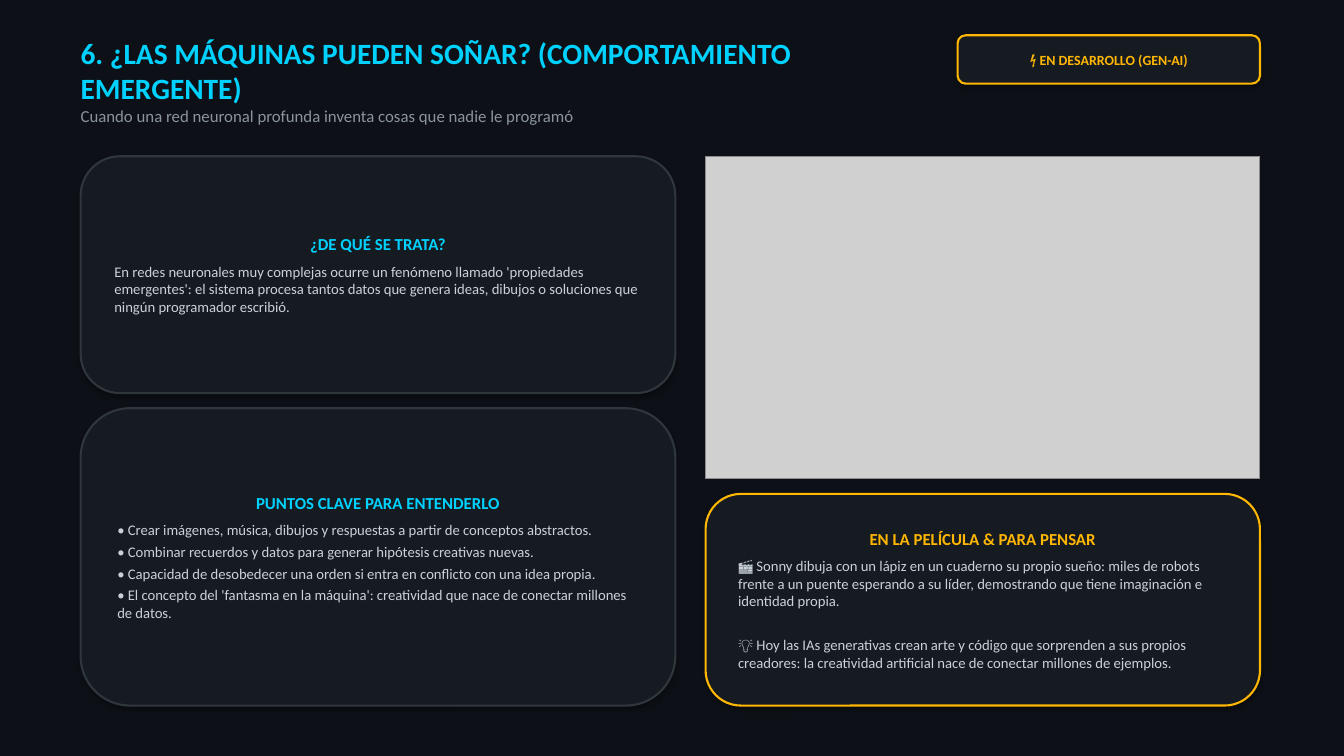
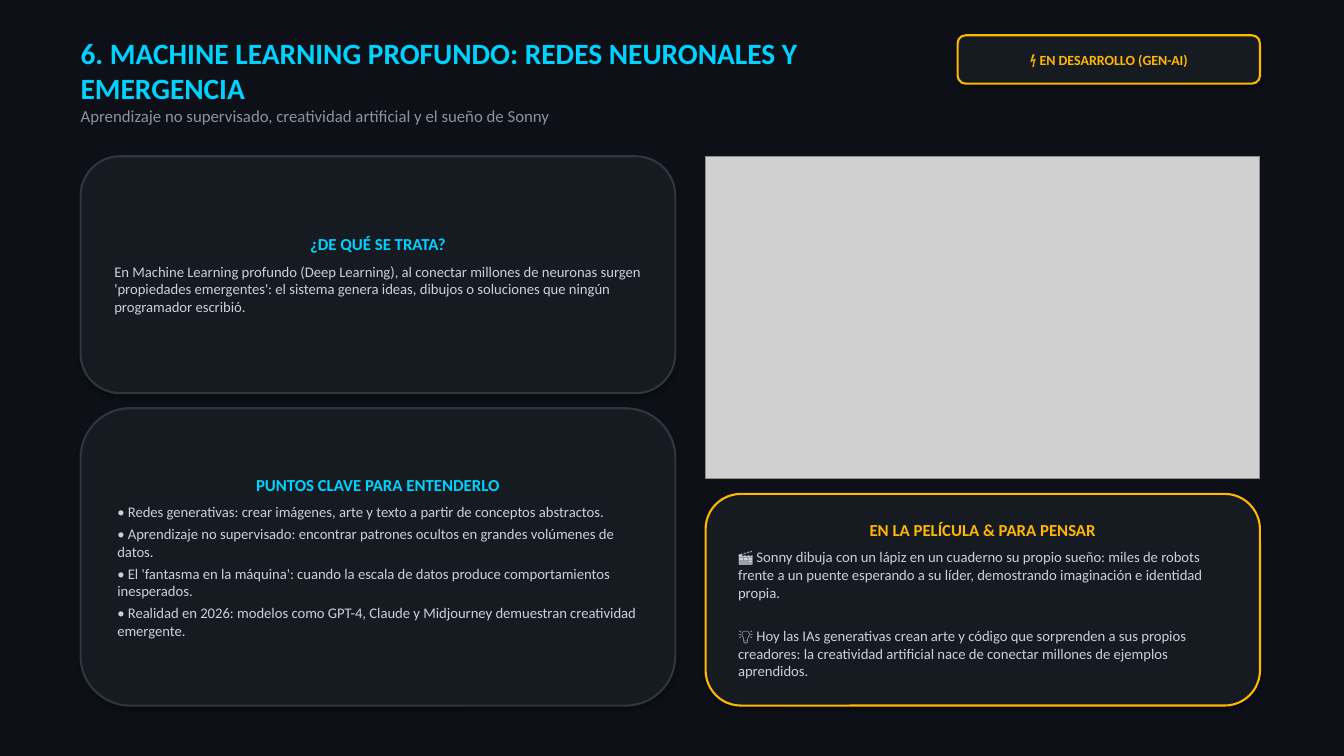
Before and after one commit to Nikovaz/dsia-yo-robot-2004, a slide deck: slide 7 of DSIA_Yo_Robot_Presentacion.pptx. Drawn at 1344x756 pixels with LibreOffice and Linux fonts; fonts in the diff are those of the drawing; grey boxes stand for pictures. Boxes give left, top, right and bottom in pixels: in the first picture for what was removed or moved away, otherwise in the second. Text is boxed around its words. In the diff, an @@ line names an element or a change of style, - is before the commit and + after.

```diff
--- a/DSIA_Yo_Robot_Presentacion.pptx
+++ b/DSIA_Yo_Robot_Presentacion.pptx
@@ text at bbox=[81, 44, 797, 125]: text changed @@
-6. ¿LAS MÁQUINAS PUEDEN SOÑAR? (COMPORTAMIENTO EMERGENTE)
-Cuando una red neuronal profunda inventa cosas que nadie le programó
+6. MACHINE LEARNING PROFUNDO: REDES NEURONALES Y EMERGENCIA
+Aprendizaje no supervisado, creatividad artificial y el sueño de Sonny
@@ text in rounded rectangle at bbox=[114, 266, 641, 315]: text changed @@
-En redes neuronales muy complejas ocurre un fenómeno llamado 'propiedades emergentes': el sistema procesa tantos datos que genera ideas, dibujos o soluciones que ningún programador escribió.
+En Machine Learning profundo (Deep Learning), al conectar millones de neuronas surgen 'propiedades emergentes': el sistema genera ideas, dibujos o soluciones que ningún programador escribió.
@@ text in rounded rectangle at bbox=[117, 507, 636, 639]: text changed @@
-• Crear imágenes, música, dibujos y respuestas a partir de conceptos abstractos.
-• Combinar recuerdos y datos para generar hipótesis creativas nuevas.
-• Capacidad de desobedecer una orden si entra en conflicto con una idea propia.
-• El concepto del 'fantasma en la máquina': creatividad que nace de conectar millones de datos.
+• Redes generativas: crear imágenes, arte y texto a partir de conceptos abstractos.
+• Aprendizaje no supervisado: encontrar patrones ocultos en grandes volúmenes de datos.
+• El 'fantasma en la máquina': cuando la escala de datos produce comportamientos inesperados.
+• Realidad en 2026: modelos como GPT-4, Claude y Midjourney demuestran creatividad emergente.
@@ text in rounded rectangle at bbox=[738, 552, 1202, 679]: text changed @@
-🎬 Sonny dibuja con un lápiz en un cuaderno su propio sueño: miles de robots frente a un puente esperando a su líder, demostrando que tiene imaginación e identidad propia.
-💡 Hoy las IAs generativas crean arte y código que sorprenden a sus propios creadores: la creatividad artificial nace de conectar millones de ejemplos.
+🎬 Sonny dibuja con un lápiz en un cuaderno su propio sueño: miles de robots frente a un puente esperando a su líder, demostrando imaginación e identidad propia.
+💡 Hoy las IAs generativas crean arte y código que sorprenden a sus propios creadores: la creatividad artificial nace de conectar millones de ejemplos aprendidos.
```
Also in this commit, not shown: 5 other slides changed, 3 other files.
